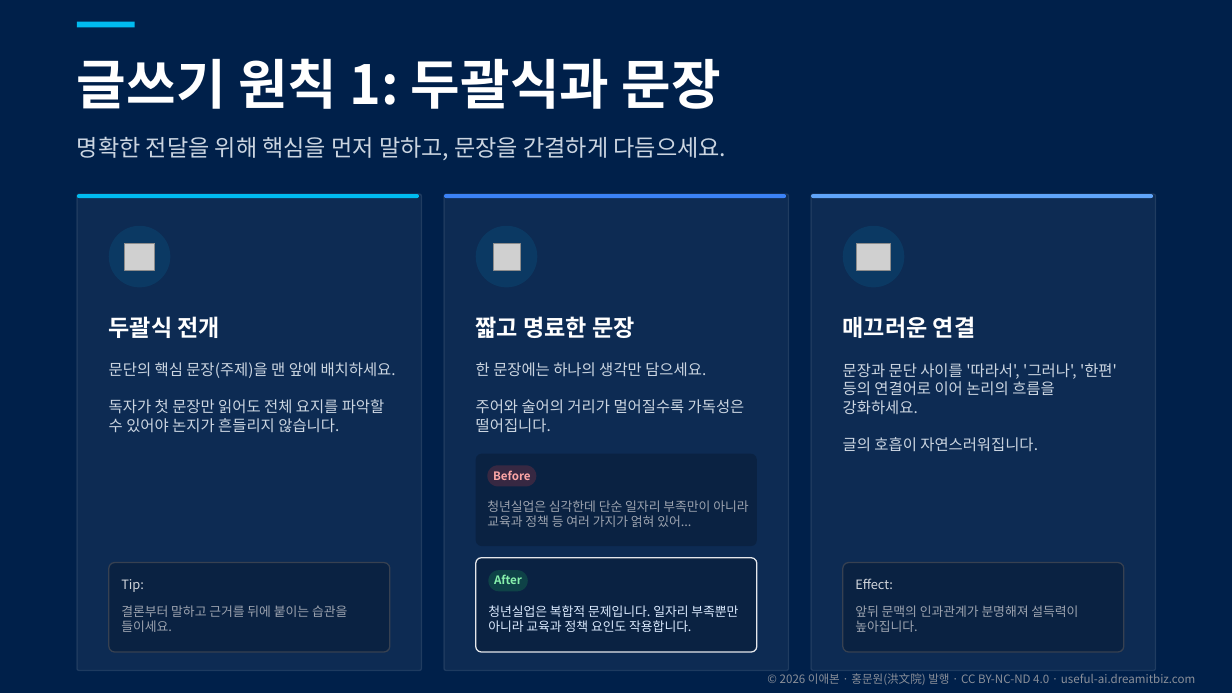
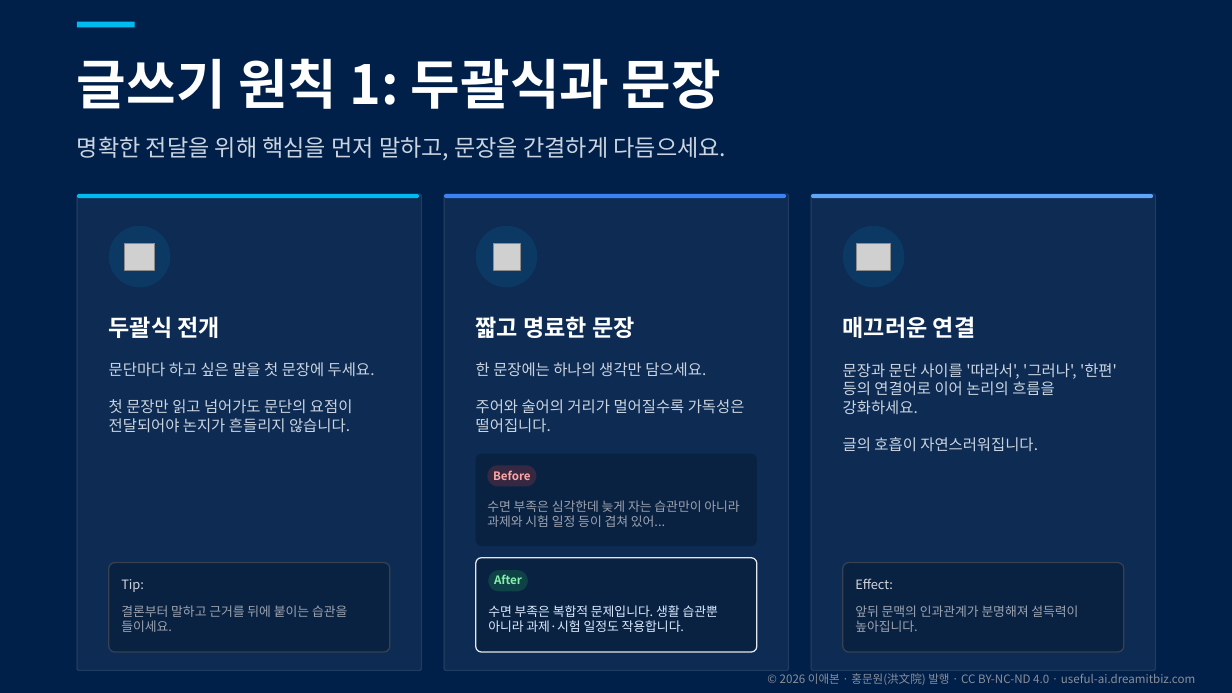
Before and after one commit to aebonlee/materials, a slide deck: slide 12 of library/b06-report-writing/b06-report-writing.pptx. Drawn at 1232x693 pixels with LibreOffice and Linux fonts; fonts in the diff are those of the drawing; grey boxes stand for pictures. Boxes give left, top, right and bottom in pixels: in the first picture for what was removed or moved away, otherwise in the second. Text is boxed around its words. In the diff, an @@ line names an element or a change of style, - is before the commit and + after.

```diff
--- a/library/b06-report-writing/b06-report-writing.pptx
+++ b/library/b06-report-writing/b06-report-writing.pptx
@@ text at (109,362,375,432): text changed @@
-문단의 핵심 문장(주제)을 맨 앞에 배치하세요.
-독자가 첫 문장만 읽어도 전체 요지를 파악할 수 있어야 논지가 흔들리지 않습니다.
+문단마다 하고 싶은 말을 첫 문장에 두세요.
+첫 문장만 읽고 넘어가도 문단의 요점이 전달되어야 논지가 흔들리지 않습니다.
@@ text at (487,500,739,527): text changed @@
-청년실업은 심각한데 단순 일자리 부족만이 아니라 교육과 정책 등 여러 가지가 얽혀 있어...
+수면 부족은 심각한데 늦게 자는 습관만이 아니라 과제와 시험 일정 등이 겹쳐 있어...
@@ text at (488,605,718,632): text changed @@
-청년실업은 복합적 문제입니다. 일자리 부족뿐만 아니라 교육과 정책 요인도 작용합니다.
+수면 부족은 복합적 문제입니다. 생활 습관뿐 아니라 과제·시험 일정도 작용합니다.
```
Also in this commit, not shown: 18 other slides changed, 44 other files.
